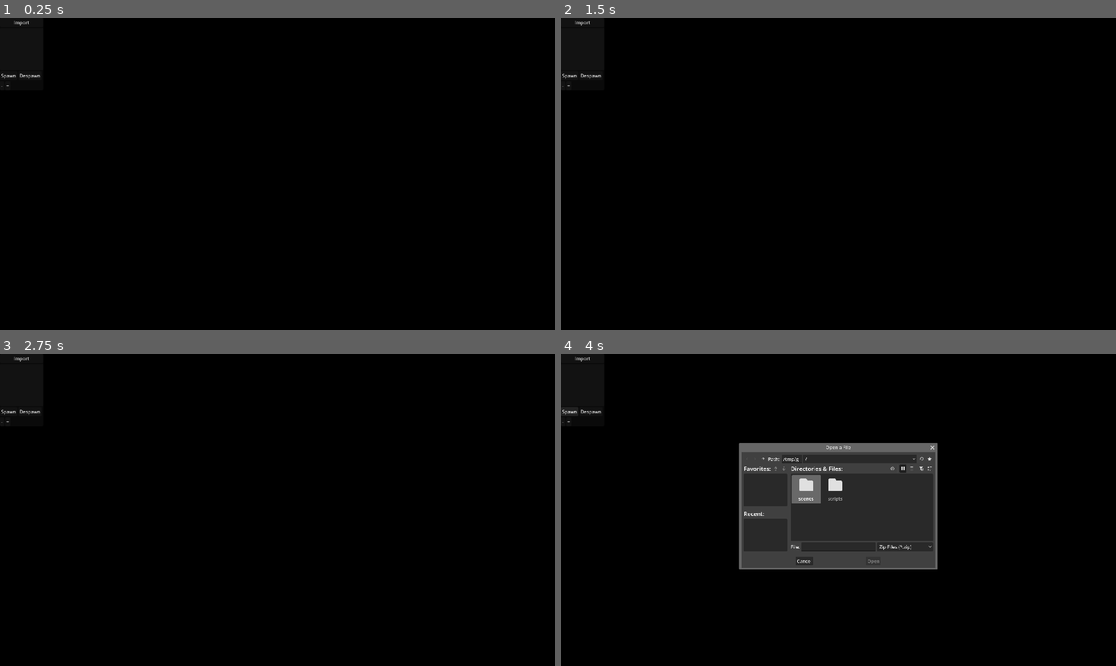
Above: before the commit, frames 1-4 (two rows, left to right).
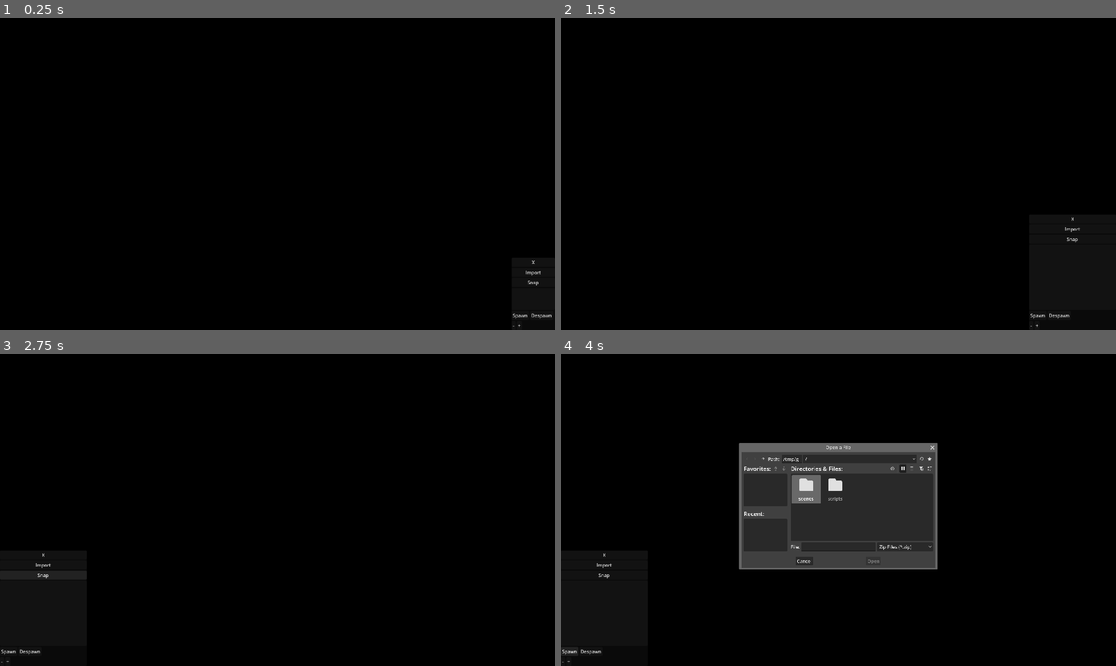
Above: after the commit, the same moments.

Repository: RussellWA/DeskPoke
Game: Godot game, scene res://scenes/main.tscn
Two runs of this game, one before a commit and one after it. Both use one fixed random seed, a clock stepped at 60 frames per second and the inputs below.
Inputs (mouse positions are in pixels of both pictures, inside the frame that each line leads up to):
- Up to frame 1 (0.25 s): no input
- Up to frame 2 (1.5 s): click (1093, 261) at 0.5 s, where only the run after the commit has a clickable "X"; click (1104, 320) at 1.25 s, where only the run after the commit has a clickable "OPEN"
- Up to frame 3 (2.75 s): click (510, 575) at 2 s, where only the run after the commit has a clickable "Snap"
- Up to frame 4 (4 s): click "Import" at 2.75 s; click "Spawn" at 3.5 s

The runs differ from the first frame. In frame 1, 0.2% of the frame differs, in the area x 0-100%, y 0-100%; in frame 2, 0.2%; in frame 3, 0.6%, in the area x 0-16%, y 0-100%; in frame 4, 0.3%.

Commit message:
feat: UI enhancement

Diff:
--- a/scenes/main.tscn
+++ b/scenes/main.tscn
@@ -4,6 +4,7 @@
 [ext_resource type="Script" uid="uid://dhcr4pu6jjqwk" path="res://scripts/desktop_controller.gd" id="1_o5qli"]
 [ext_resource type="Script" uid="uid://bd2tt8vx85crq" path="res://scripts/pet_manager.gd" id="3_jyhfs"]
 [ext_resource type="Script" uid="uid://31d8382uqkug" path="res://scripts/ui/ui_panel.gd" id="4_jyhfs"]
+[ext_resource type="Script" uid="uid://bcsu7cctfxlkq" path="res://scripts/ui/ui_window.gd" id="4_tbgi4"]
 
 [node name="Main" type="Node2D" unique_id=1108470153]
 script = ExtResource("1_0wfyh")
@@ -20,30 +21,35 @@
 title = "Menu"
 size = Vector2i(150, 250)
 borderless = true
+always_on_top = true
 transparent = true
+script = ExtResource("4_tbgi4")
 
 [node name="CanvasLayer" type="CanvasLayer" parent="UIWindow" unique_id=17504988]
 
 [node name="UIPanel" type="PanelContainer" parent="UIWindow/CanvasLayer" unique_id=1488318496]
-custom_minimum_size = Vector2(150, 250)
-anchors_preset = 3
-anchor_left = 1.0
-anchor_top = 1.0
+anchors_preset = 15
 anchor_right = 1.0
 anchor_bottom = 1.0
-offset_left = -144.0
-offset_top = -105.0
-grow_horizontal = 0
-grow_vertical = 0
+grow_horizontal = 2
+grow_vertical = 2
 size_flags_vertical = 3
 script = ExtResource("4_jyhfs")
 
 [node name="VBoxContainer" type="VBoxContainer" parent="UIWindow/CanvasLayer/UIPanel" unique_id=411186552]
 layout_mode = 2
 
+[node name="CloseBtn" type="Button" parent="UIWindow/CanvasLayer/UIPanel/VBoxContainer" unique_id=1561770705]
+layout_mode = 2
+text = "X"
+
 [node name="ImportZipButton" type="Button" parent="UIWindow/CanvasLayer/UIPanel/VBoxContainer" unique_id=1837200098]
 layout_mode = 2
 text = "Import"
+
+[node name="SnapBtn" type="Button" parent="UIWindow/CanvasLayer/UIPanel/VBoxContainer" unique_id=861994012]
+layout_mode = 2
+text = "Snap"
 
 [node name="PokeList" type="ItemList" parent="UIWindow/CanvasLayer/UIPanel/VBoxContainer" unique_id=431984756]
 layout_mode = 2
@@ -72,8 +78,20 @@
 layout_mode = 2
 text = "+"
 
+[node name="OpenBtn" type="Button" parent="UIWindow" unique_id=1636036442]
+visible = false
+anchors_preset = 15
+anchor_right = 1.0
+anchor_bottom = 1.0
+grow_horizontal = 2
+grow_vertical = 2
+text = "OPEN"
+
+[connection signal="pressed" from="UIWindow/CanvasLayer/UIPanel/VBoxContainer/CloseBtn" to="UIWindow" method="_on_close_btn_pressed"]
 [connection signal="pressed" from="UIWindow/CanvasLayer/UIPanel/VBoxContainer/ImportZipButton" to="UIWindow/CanvasLayer/UIPanel" method="_on_import_zip_button_pressed"]
+[connection signal="pressed" from="UIWindow/CanvasLayer/UIPanel/VBoxContainer/SnapBtn" to="UIWindow" method="_on_snap_btn_pressed"]
 [connection signal="pressed" from="UIWindow/CanvasLayer/UIPanel/VBoxContainer/SpawnMenu/SpawnBtn" to="UIWindow/CanvasLayer/UIPanel" method="_on_spawn_btn_pressed"]
 [connection signal="pressed" from="UIWindow/CanvasLayer/UIPanel/VBoxContainer/SpawnMenu/DespawnBtn" to="UIWindow/CanvasLayer/UIPanel" method="_on_despawn_btn_pressed"]
 [connection signal="pressed" from="UIWindow/CanvasLayer/UIPanel/VBoxContainer/ScaleMenu/DownBtn" to="UIWindow/CanvasLayer/UIPanel" method="_on_down_btn_pressed"]
 [connection signal="pressed" from="UIWindow/CanvasLayer/UIPanel/VBoxContainer/ScaleMenu/UpBtn" to="UIWindow/CanvasLayer/UIPanel" method="_on_up_btn_pressed"]
+[connection signal="pressed" from="UIWindow/OpenBtn" to="UIWindow" method="_on_open_btn_pressed"]
--- a/scripts/ui/ui_panel.gd
+++ b/scripts/ui/ui_panel.gd
@@ -1,6 +1,6 @@
 extends PanelContainer
 
-@export var pet_scene: PackedScene # Assign your Pet.tscn here in Inspector
+@export var pet_scene: PackedScene
 
 var file_dialog: FileDialog
 @onready var pokemon_list: ItemList = $VBoxContainer/PokeList
@@ -124,3 +124,7 @@
 	for pet in get_tree().get_nodes_in_group("pets"):
 		if pet.scale.x > 0.4: # Prevent shrinking to zero
 			pet.scale -= Vector2(0.2, 0.2)
+
+var is_menu_open: bool = true
+var full_menu_size: Vector2i = Vector2i(300, 400)
+var collapsed_size: Vector2i = Vector2i(64, 64) # Make this the size of your small logo button
--- /dev/null
+++ b/scripts/ui/ui_window.gd
@@ -0,0 +1,67 @@
+extends Window
+
+enum Corner { BOTTOM_RIGHT, BOTTOM_LEFT, TOP_LEFT, TOP_RIGHT }
+var current_corner: int = Corner.BOTTOM_RIGHT
+
+func _ready() -> void:
+	snap_to_corner(current_corner)
+
+func snap_to_corner(corner: int) -> void:
+	# Because this script is inside the UIWindow, get_window() gets the UI window!
+	var window = get_window()
+
+	var current_screen = DisplayServer.window_get_current_screen()
+	var screen_rect = DisplayServer.screen_get_usable_rect(current_screen)
+	var win_size = window.size
+
+	var new_pos = Vector2i()
+
+	match corner:
+		Corner.TOP_LEFT:
+			new_pos.x = screen_rect.position.x
+			new_pos.y = screen_rect.position.y
+			print("new pos: ", new_pos)
+		Corner.TOP_RIGHT:
+			new_pos.x = screen_rect.position.x + screen_rect.size.x - win_size.x
+			new_pos.y = screen_rect.position.y
+			print("new pos: ", new_pos)
+		Corner.BOTTOM_LEFT:
+			new_pos.x = screen_rect.position.x
+			new_pos.y = screen_rect.position.y + screen_rect.size.y - win_size.y
+			print("new pos: ", new_pos)
+		Corner.BOTTOM_RIGHT:
+			new_pos.x = screen_rect.position.x + screen_rect.size.x - win_size.x
+			new_pos.y = screen_rect.position.y + screen_rect.size.y - win_size.y
+			print("new pos: ", new_pos)
+
+	window.position = new_pos
+
+var is_menu_open: bool = true
+var full_menu_size: Vector2i = Vector2i(300, 400)
+var collapsed_size: Vector2i = Vector2i(64, 64) # Make this the size of your small logo button
+
+func toggle_menu(open: bool) -> void:
+	is_menu_open = open
+	var window = get_window()
+
+	if is_menu_open:
+		$OpenBtn.hide()
+		$CanvasLayer/UIPanel.show()
+		window.size = full_menu_size
+	else:
+		$CanvasLayer/UIPanel.hide()
+		$OpenBtn.show()
+		window.size = collapsed_size
+
+	snap_to_corner(current_corner)
+
+func _on_open_btn_pressed() -> void:
+	toggle_menu(true)
+
+func _on_close_btn_pressed() -> void:
+	toggle_menu(false)
+
+
+func _on_snap_btn_pressed() -> void:
+	current_corner = (current_corner + 1) % 4
+	snap_to_corner(current_corner)
Not shown, added: scripts/ui/ui_window.gd.uid
